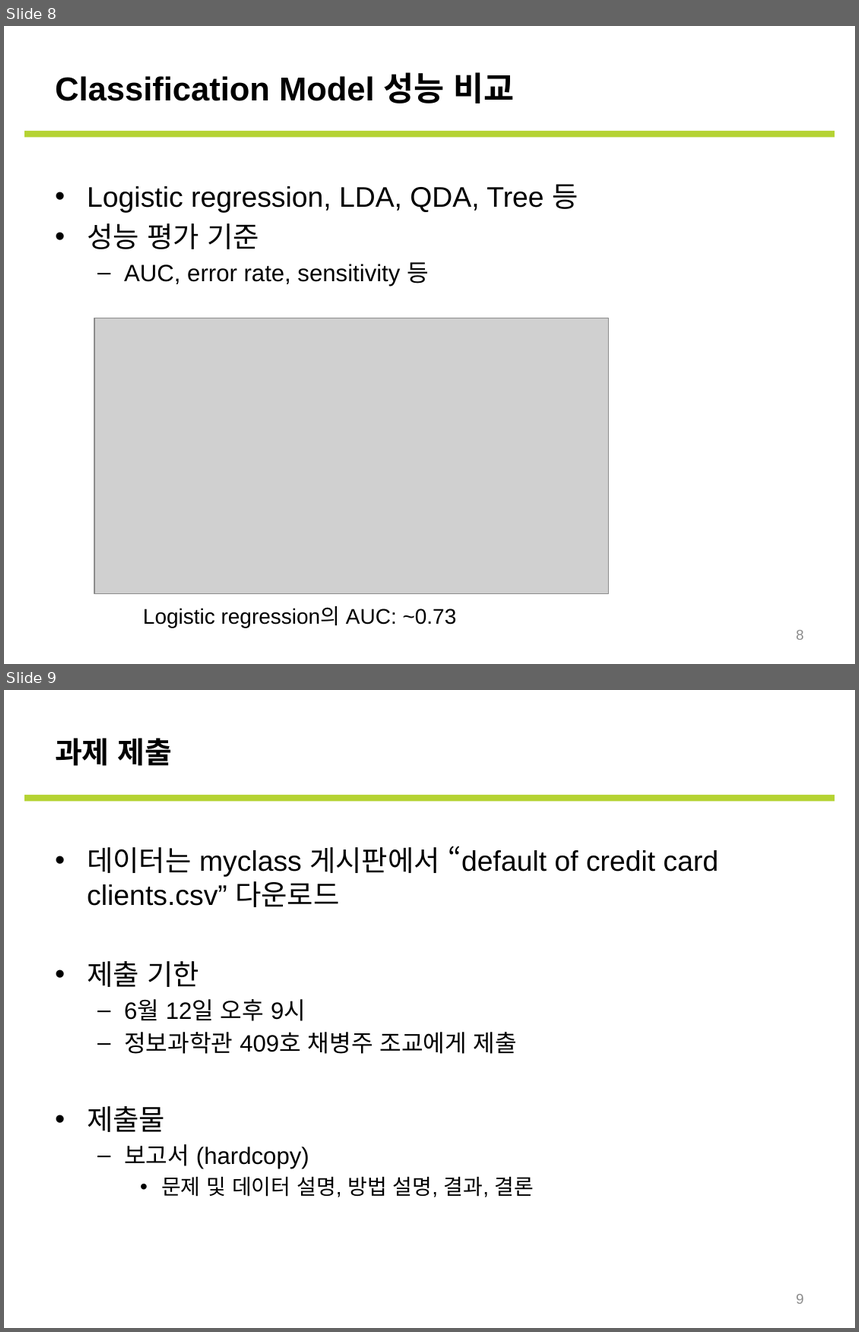
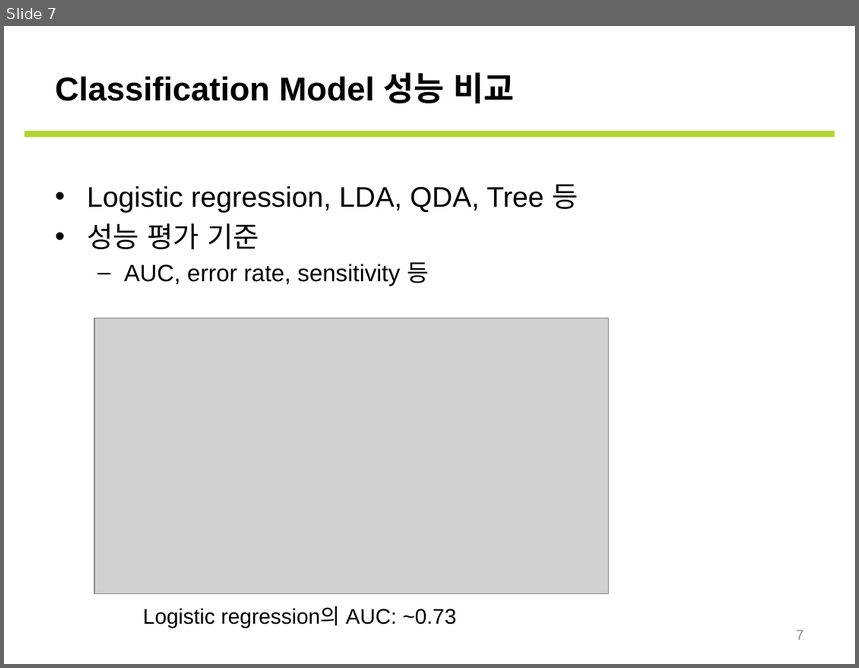
Before and after one commit to yolo0220/Default_of_Credit_Card_Clients, a slide deck: 데이터마이닝201701_프로젝트설명 (1).pptx. Shown one above the other, each under a label of ours: slides 8 and 9 before the commit, slide 7 after it. The pictures are 859x1332 and 859x668 pixels, drawn with LibreOffice and Linux fonts; fonts in the diff are those of the drawing; grey boxes stand for pictures. Boxes give left, top, right and bottom in pixels: in the first picture for what was removed or moved away, otherwise in the second. Text is boxed around its words. In the diff, an @@ line names an element or a change of style, - is before the commit and + after.

Commit message:
update

```diff
--- a/데이터마이닝201701_프로젝트설명 (1).pptx
+++ b/데이터마이닝201701_프로젝트설명 (1).pptx
@@ slide 9 removed at box(4, 690, 855, 1328), background #FFFFFF; not listed: 1 template element that a slide beside it also shows @@
@@ title removed at box(55, 738, 171, 766) @@
-과제 제출
@@ text removed at box(87, 846, 719, 1198) @@
-• 데이터는 myclass 게시판에서 “default of credit card clients.csv” 다운로드
-• 제출 기한
-  – 6월 12일 오후 9시
-  – 정보과학관 409호 채병주 조교에게 제출
-• 제출물
-  – 보고서 (hardcopy)
-    • 문제 및 데이터 설명, 방법 설명, 결과, 결론
@@ page number removed at box(796, 1294, 804, 1304) @@
-9
@@ what was slide 8 is now slide 7 @@
@@ page number at box(796, 630, 804, 640): text changed @@
-8
+7
```
Also in this commit, not shown: 1 other slide removed.
